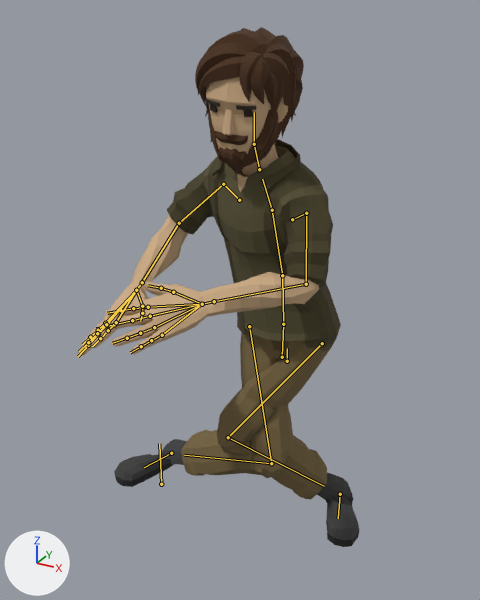
The glTF model app/src/main/assets/characters/Adventurer.gltf as it was, and as the next commit left it.
Before and after are seen from a 50 mm camera at (0.709, -1.855, 1.574) aimed at (-0.093, -0.396, 0.845). Arrows for +X, +Y and +Z are at lower left; the lights stay in place. The picture after the commit comes second. Both versions are drawn at frame 5 of the action 'Throw_BH'; the numbers are the values there. The bones that change, and the others that lie on the model, are drawn over the model as lines.

The first picture shows 'Adventurer_Body', 'Adventurer_Feet', 'Adventurer_Head', 'Adventurer_Legs'.
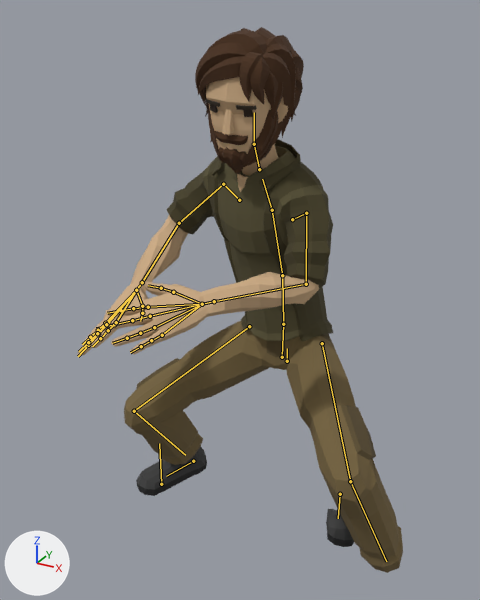
Pixel boxes [x1, y1, x2, y2] of what changed, in the pictures (480 x 600 px):
'Adventurer_Legs', posed: before [181, 325, 341, 499]; after [124, 321, 403, 573]
'Adventurer_Body', posed: before [77, 139, 341, 356]; after [77, 139, 333, 356]
'Adventurer_Feet', posed: before [114, 439, 359, 547]; after [136, 446, 354, 547]
bone 'UpperLeg.L', root to tip: before (322, 343) to (228, 437); after (322, 343) to (350, 481)
bone 'LowerLeg.L', root to tip: before (228, 437) to (324, 486); after (350, 481) to (386, 561)
bone 'UpperLeg.R', root to tip: before (249, 326) to (271, 463); after (249, 326) to (134, 411)
bone 'LowerLeg.R', root to tip: before (271, 463) to (184, 455); after (134, 411) to (185, 455)
bone 'Foot.R', root to tip: before (171, 453) to (144, 467); after (193, 461) to (166, 476)

The change, as a diff of the scene's bpy script:
```diff
--- a/app/src/main/assets/characters/Adventurer.gltf.py
+++ b/app/src/main/assets/characters/Adventurer.gltf.py
@@ bone_upperleg_l @@
 bone_upperleg_l = bpy.data.objects['CharacterArmature'].pose.bones['UpperLeg.L']  # child of 'Body'
-bone_upperleg_l.rotation_quaternion = (0.946, 0.3, -0.017, 0.119)  # degrees (34, -6, 12)
+bone_upperleg_l.rotation_quaternion = (0.869, -0.291, 0.0, 0.4)  # degrees (-31, 14, 46)
@@ bone_lowerleg_l @@
 bone_lowerleg_l = bpy.data.objects['CharacterArmature'].pose.bones['LowerLeg.L']  # child of 'UpperLeg.L'
-bone_lowerleg_l.rotation_quaternion = (0.706, 0.572, 0.21, -0.361)  # degrees (69, 45, -23)
+bone_lowerleg_l.rotation_quaternion = (0.809, 0.578, 0.0, 0.109)  # degrees (70, -7, 10)
@@ bone_upperleg_r @@
 bone_upperleg_r = bpy.data.objects['CharacterArmature'].pose.bones['UpperLeg.R']  # child of 'Body'
-bone_upperleg_r.rotation_quaternion = (0.954, 0.135, -0.24, -0.117)  # degrees (20, -25, -19)
+bone_upperleg_r.rotation_quaternion = (0.871, -0.289, 0.0, -0.394)  # degrees (-31, -13, -45)
@@ bone_lowerleg_r @@
 bone_lowerleg_r = bpy.data.objects['CharacterArmature'].pose.bones['LowerLeg.R']  # child of 'UpperLeg.R'
-bone_lowerleg_r.rotation_quaternion = (0.705, 0.595, -0.253, 0.291)  # degrees (77, -45, 9)
+bone_lowerleg_r.rotation_quaternion = (0.723, 0.678, 0.0, -0.13)  # degrees (85, 10, -11)
@@ bone_foot_r @@
 bone_foot_r = bpy.data.objects['CharacterArmature'].pose.bones['Foot.R']  # child of 'Root'
-bone_foot_r.location = (-0.36, 0.149, -0.053)
+bone_foot_r.location = (-0.265, 0.149, -0.053)
```
